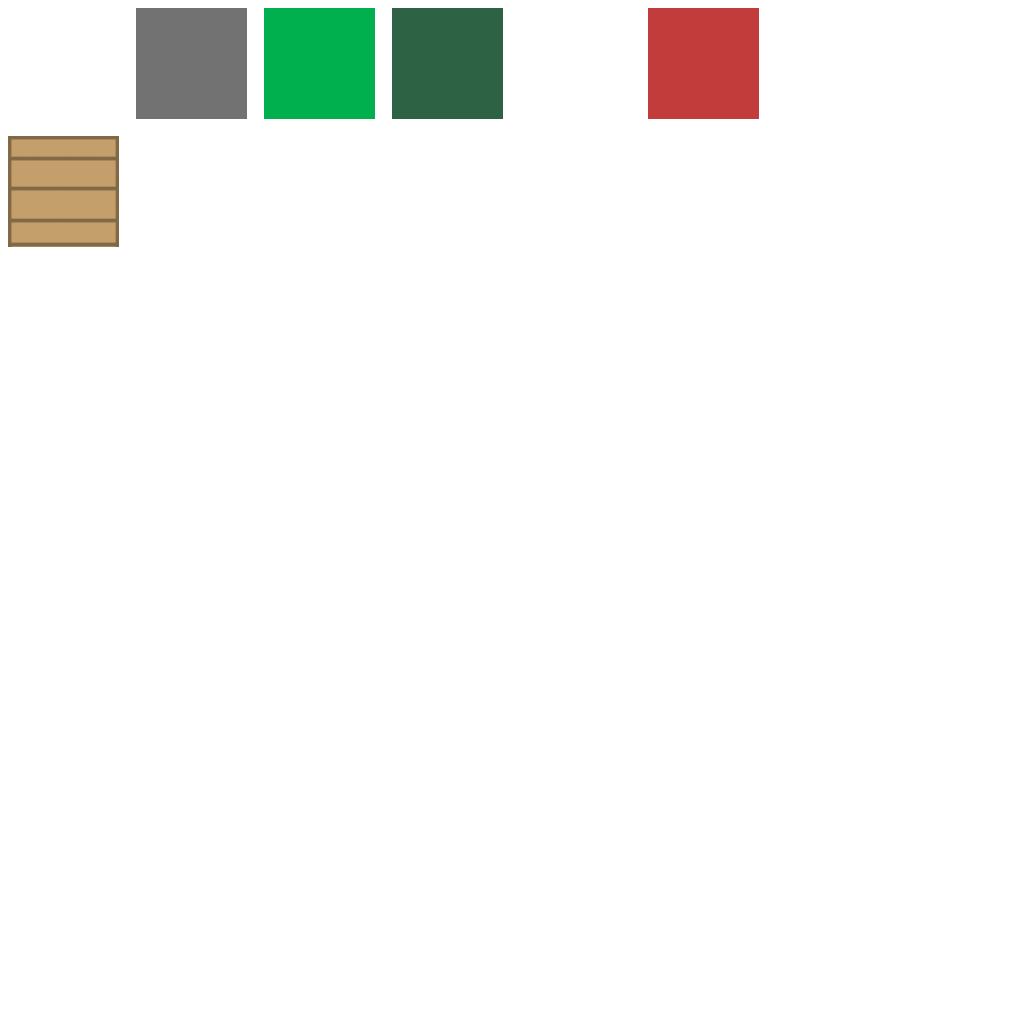
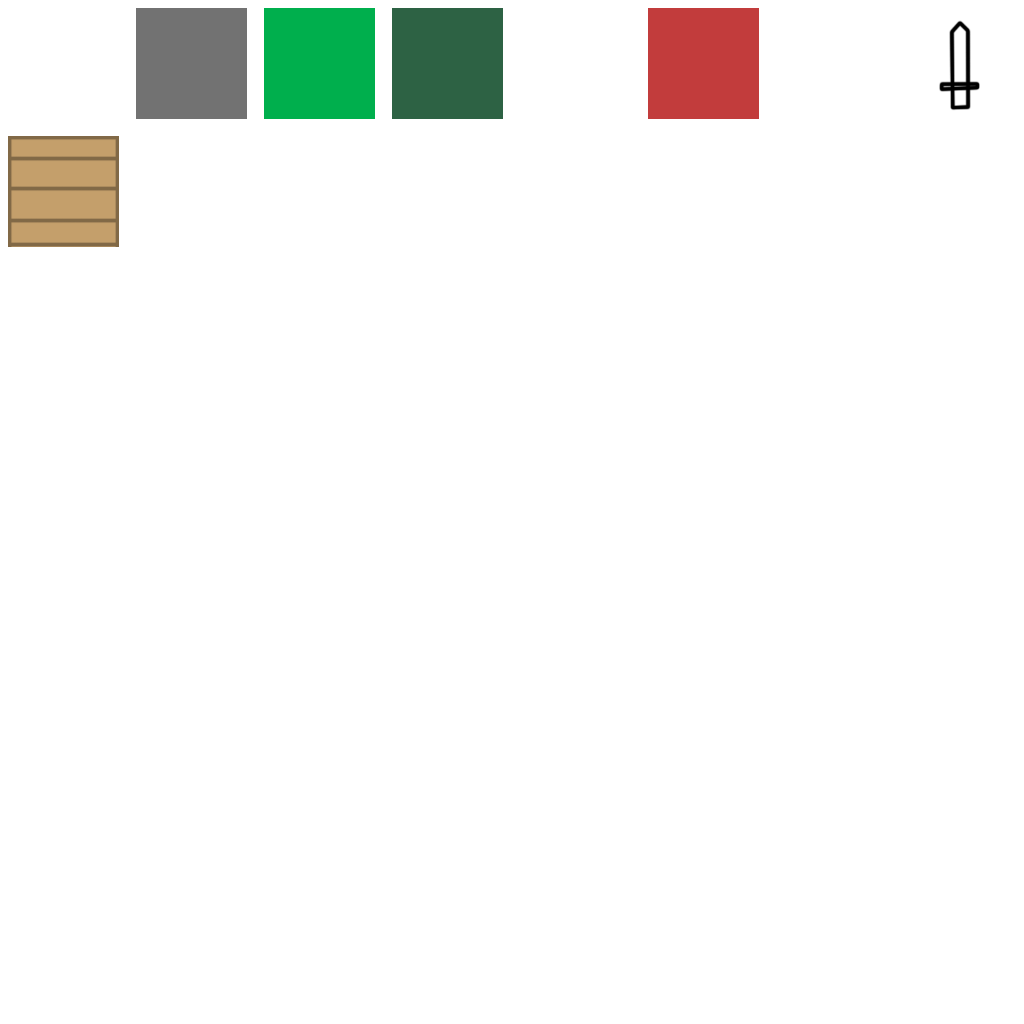
Two versions of the same layered image (1024 x 1024). Layer-by-layer changes:
added layer "Layer 1 copy 6" above "Layer 1 copy" over <box>939,20,980,111</box>
